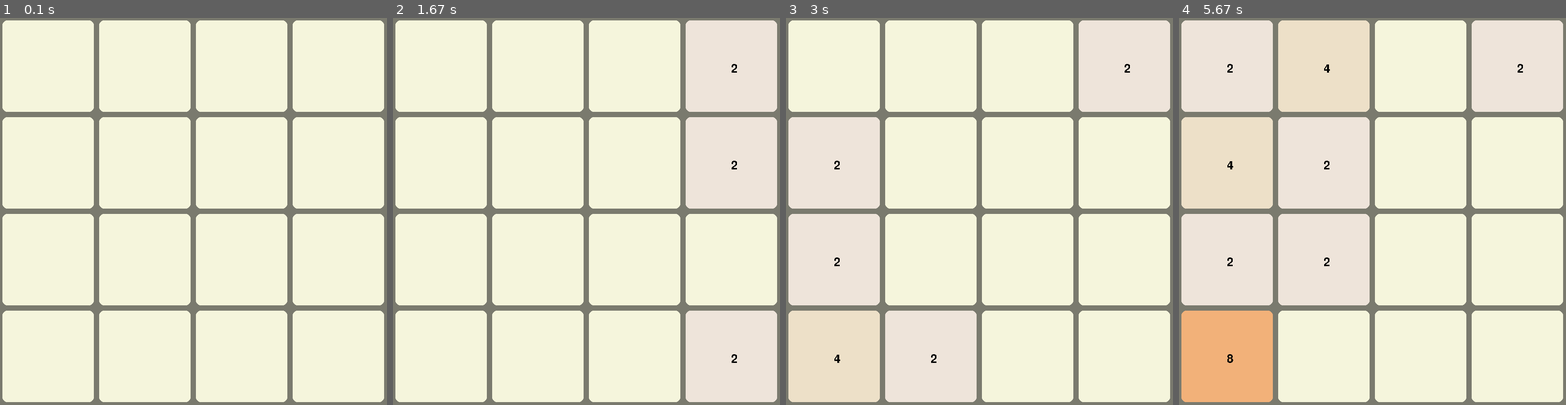
Above: before the commit, frames 1-4 (left to right).
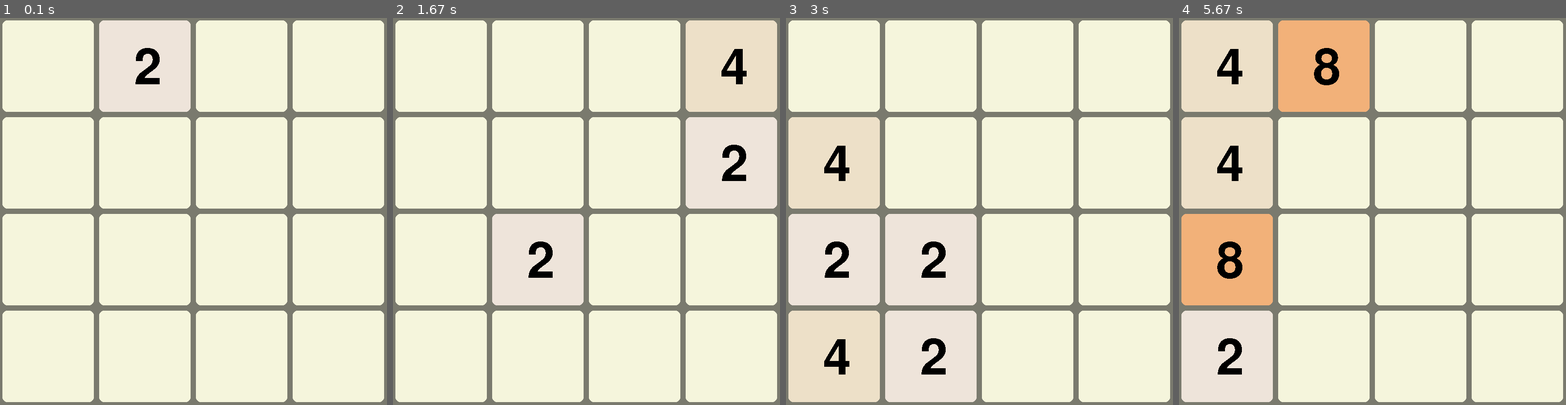
Above: after the commit, the same moments.

Repository: AtticusFinch2/Personal-stuff
Game: pygame game, started from Game2048.py
Two runs of this game, one before a commit and one after it. Both use one fixed random seed, a clock stepped at 60 frames per second and the inputs below.
Inputs (mouse positions are in pixels of both pictures, inside the frame that each line leads up to):
- Up to frame 1 (0.1 s): no input
- Up to frame 2 (1.67 s): hold Right 0.33-0.8 s; move the mouse to (571, 226) at 0.37 s; hold Up 0.83-1.13 s; hold Right 1.17-1.63 s
- Up to frame 3 (3 s): hold Left 1.67-2.2 s; hold Down 2.23-2.53 s; hold Left 2.57-2.97 s
- Up to frame 4 (5.67 s): hold Left 3-3.37 s; hold Left 3.4-4.03 s; hold Down 4.07-4.43 s; hold Left 4.47-4.93 s; hold Left 4.97-5.43 s; hold Up from 5.47 s (still down)

The runs differ from the first frame. In frame 1, 0.3% of the frame differs, in the area x 35-42%, y 7-18%; in frame 2, 1.0%; in frame 3, 1.6%; in frame 4, 17%, in the area x 0-89%, y 0-100%.

Commit message:
2048Works

Diff:
--- a/Game2048.py
+++ b/Game2048.py
@@ -45,10 +45,12 @@
 def main():
     pygame.init()
     model = ModelData()
+    generateRand(model)
     clock = pygame.time.Clock()
     running = True
-    global font
-    font = pygame.font.Font(None, 36)
+    global fontbig, fontsmall
+    fontbig = pygame.font.Font(None, 150)
+    fontsmall = pygame.font.Font(None, 100)
     dt = 0
     while running:
         # poll for events
@@ -64,7 +66,10 @@
             if keys[pygame.K_q]:
                 running = False
             if event.type == pygame.KEYDOWN:
-                    doNotUse = keyhandler(keys, model)
+                doNotUse = keyhandler(keys, model)
+                print(doNotUse)
+                if doNotUse == "GAME OVER":
+                    running = False
         # fill the screen with a color to wipe away anything from last frame
         model.screen.fill("purple")
         (model.x, model.y) = pygame.mouse.get_pos()
@@ -84,11 +89,26 @@
 
     pygame.quit()
 
-
+def generateRand(model):
+    zeroes = []
+    for col in range(4):
+        for row in range(4):
+            if model.board[row][col] == 0:
+                zeroes.append((row, col))
+    numOfZeros = len(zeroes)
+    if numOfZeros == 0:
+        if Logic2048.pushUp(model.board) == Logic2048.pushDown(model.board) and Logic2048.pushRight(
+                model.board) == Logic2048.pushLeft(model.board) and Logic2048.pushLeft(model.board) == Logic2048.pushUp(
+                model.board):
+            return "GAME OVER"
+        return "NO SPACES"
+    spawned = random.randrange(0, numOfZeros)
+    (zx, zy) = zeroes[spawned]
+    model.board[zx][zy] = random.randrange(2, 4, 2)
 
 
 def keyhandler(keys, model):
-    model.isSubtractMode = True if keys[pygame.K_SPACE] else False
+    temp = model.board
     if keys[pygame.K_UP]:
         model.board = Logic2048.pushUp(model.board)
     elif keys[pygame.K_DOWN]:
@@ -98,33 +118,27 @@
     elif keys[pygame.K_LEFT]:
         model.board = Logic2048.pushLeft(model.board)
     else:
-        return "NOKEY"
-    zeroes = []
-    for col in range(4):
-        for row in range(4):
-            if model.board[row][col] == 0:
-                zeroes.append((row,col))
-    numOfZeros = len(zeroes)
-    if numOfZeros==0:
-        if Logic2048.pushUp(model.board) == Logic2048.pushDown(model.board) and Logic2048.pushRight(model.board) == Logic2048.pushLeft(model.board) and Logic2048.pushLeft(model.board) == Logic2048.pushUp(model.board):
+        return "NO KEY"
+    if temp == model.board:
+        if Logic2048.pushUp(model.board) == Logic2048.pushDown(model.board) and Logic2048.pushRight(
+                model.board) == Logic2048.pushLeft(model.board) and Logic2048.pushLeft(model.board) == Logic2048.pushUp(
+                model.board):
             return "GAME OVER"
-        return "NOSPACES"
-    spawned = random.randrange(0,numOfZeros)
-    (zx,zy) = zeroes[spawned]
-    model.board[zx][zy] = random.randrange(2,4,2)
+        return "didNothing"
+    generateRand(model)
 
 cfv = { # color from value
-    2:pygame.Color(238, 228, 218),
-    4:pygame.Color(237, 224, 200),
-    8:pygame.Color(242, 177, 121),
-    16:pygame.Color(245, 149, 99),
-    32:pygame.Color(246, 124, 95),
-    64:pygame.Color(246, 94, 59),
-    128:pygame.Color(237, 207, 114),
-    256:pygame.Color(237, 204, 97),
-    512:pygame.Color(237, 200, 80),
-    1024:pygame.Color(237, 197, 63),
-    2048:pygame.Color(237, 194, 46)
+    2: pygame.Color(238, 228, 218),
+    4: pygame.Color(237, 224, 200),
+    8: pygame.Color(242, 177, 121),
+    16: pygame.Color(245, 149, 99),
+    32: pygame.Color(246, 124, 95),
+    64: pygame.Color(246, 94, 59),
+    128: pygame.Color(237, 207, 114),
+    256: pygame.Color(237, 204, 97),
+    512: pygame.Color(237, 200, 80),
+    1024: pygame.Color(237, 197, 63),
+    2048: pygame.Color(237, 194, 46)
 }
 
 
@@ -147,9 +161,14 @@
             if model.board[row][col] !=0:
                 pygame.draw.rect(model.screen, cfv[model.board[row][col]], theCell, 0, 0, boxradius,
                                  boxradius, boxradius, boxradius)
-                text = (
-                    font.render(f"{model.board[row][col]}", False, pygame.Color(0, 0, 0))
-                )
+                if model.board[row][col] > 99:
+                    text = (
+                        fontsmall.render(f"{model.board[row][col]}", False, pygame.Color(0, 0, 0))
+                    )
+                else:
+                    text = (
+                        fontbig.render(f"{model.board[row][col]}", False, pygame.Color(0, 0, 0))
+                    )
                 textPos = text.get_rect(
                     center = (
                         topLeftX+boxW/2,
@@ -164,23 +183,6 @@
 
 
 
-def drawUI(col, row, model):
-    topLeft = (0, int(4 * model.screen.get_height() / 5))
-    theCell = pygame.Rect(
-        topLeft, (model.screen.get_width(), int(model.screen.get_height() / 5))
-    )
-    pygame.draw.rect(model.screen, pygame.Color(0, 0, 0), theCell)
-    text = (
-        font.render(f"({col},{row})", False, pygame.Color(255, 0, 0))
-    )
-    textPos = pygame.Rect(
-        (
-            topLeft[0] + int(model.screen.get_width() / 2 - 50),
-            topLeft[1] + int(model.screen.get_height() / 10),
-        ),
-        (model.screen.get_width(), int(model.screen.get_height() / 3)),
-    )
-    model.screen.blit(text, textPos)
 
 
 main()
--- a/Logic2048.py
+++ b/Logic2048.py
@@ -2,9 +2,10 @@
 # check all ranges in 2d or 1d for their first and last index matching with nothing or just spaces between them
 # O(n^3) but nobody cares because n is 4 so its only 64 comparisons
 TestCase = [[2, 2, 4, 4], [0, 2, 0, 2], [4, 0, 2, 4], [0, 0, 0, 2]]
+import copy
 
-
-def pushLeftRow(row):
+def pushLeftRow(row1):
+    row = copy.deepcopy(row1)
     ans = [0, 0, 0, 0]
     for current in range(4):
         if row[current] != 0:
@@ -17,7 +18,9 @@
                     # we collapse
                     #print(f"collapse at:{current, j}")
                     ans[current] = row[current] * 2
-                    row[j] = 0
+                    ans[current+j] = 0
+                    row[current+j] = 0
+                    #print(row,ans)
                     break
                 j += 1
             for behind in range(current):  # collapse all spaces behind
@@ -26,12 +29,13 @@
                     ans[current] = 0
                     #print(f"backpedal at:{behind, current}, ans:{ans}, row:{row}")
                     break
+        #print(row, ans)
         row[current] = ans[current]
-        #print(ans, row)
     return ans
 
 
-def pushRightRow(row):
+def pushRightRow(row1):
+    row = copy.deepcopy(row1)
     row.reverse()
     ans = pushLeftRow(row)
     ans.reverse()
@@ -75,4 +79,4 @@
     ans = transposeSquare(ans)
     return ans
 
-print(pushDown(TestCase))
+#print(pushDown(TestCase))
Empty file added: Ai2048.py
